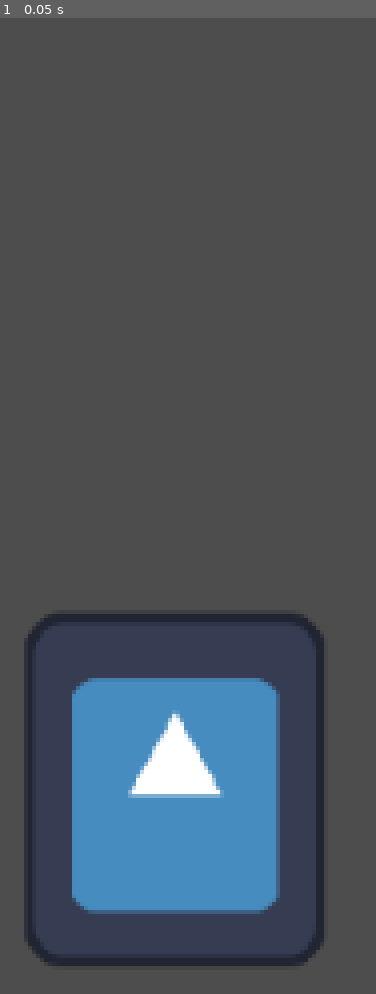
Above: before the commit, frame 1.
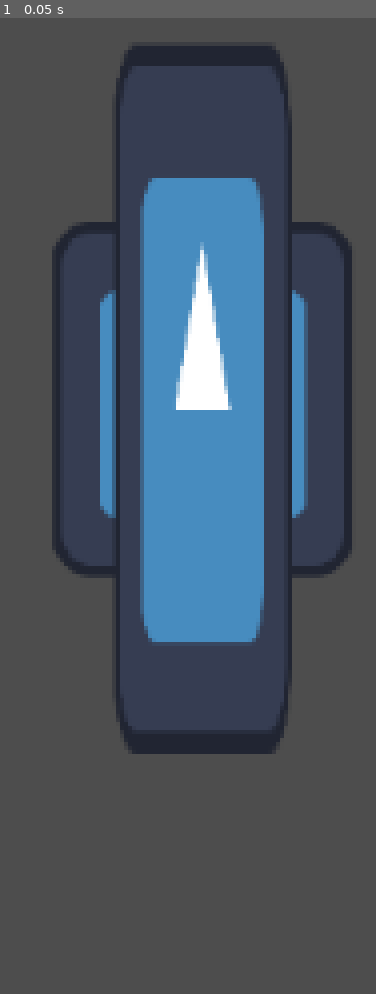
Above: after the commit, the same moment.

Repository: Dirga36/doodle-tank-game
Game: Godot game, scene res://scenes/player.tscn
Same seed, same stepped clock (60 frames per second), same inputs: the game is played once before the commit and once after it. Before the commit the project starts from res://scenes/main.tscn. The engine's default icon, where the game draws it, is replaced by a stand-in: a white triangle on a blue panel in a dark square.
Inputs:
- Up to frame 1 (0.05 s): no input

The runs differ from the first frame. In frame 1, 39% of the frame differs, in the area x 6-94%, y 2-98%.

Commit message:
refactor | rename some

Diff:
--- a/project.godot
+++ b/project.godot
@@ -11,7 +11,9 @@
 [application]
 
 config/name="Doodle Tank - Game"
-run/main_scene="uid://b00gwxywihued"
+config/description="My game project."
+config/version="0"
+run/main_scene="uid://lknpsy3aam45"
 config/features=PackedStringArray("4.6", "GL Compatibility")
 config/icon="res://icon.svg"
 
--- a/scenes/main.tscn
+++ b/scenes/main.tscn
@@ -1,10 +1,16 @@
-[gd_scene format=3 uid="uid://b00gwxywihued"]
+[gd_scene format=3 uid="uid://bu0q7t0yqpbgu"]
 
 [ext_resource type="Script" uid="uid://dobkkbkscy4fe" path="res://scripts/player.gd" id="2_0wfyh"]
 [ext_resource type="PackedScene" uid="uid://lknpsy3aam45" path="res://scenes/player.tscn" id="2_sugp2"]
 
 [node name="Main" type="Node2D" unique_id=2053020366]
 script = ExtResource("2_0wfyh")
+move_speed = null
+turn_speed = null
+turret_track_speed = null
 
 [node name="Player" parent="." unique_id=346936656 instance=ExtResource("2_sugp2")]
 position = Vector2(464, 329)
+move_speed = null
+turn_speed = null
+turret_track_speed = null
--- /dev/null
+++ b/scenes/player.gd
@@ -0,0 +1,11 @@
+extends Node2D
+
+
+# Called when the node enters the scene tree for the first time.
+func _ready() -> void:
+	pass # Replace with function body.
+
+
+# Called every frame. 'delta' is the elapsed time since the previous frame.
+func _process(delta: float) -> void:
+	pass
--- a/scenes/player.tscn
+++ b/scenes/player.tscn
@@ -2,32 +2,33 @@
 
 [ext_resource type="Texture2D" uid="uid://dqfyl1a3dxajx" path="res://icon.svg" id="1_3vyb7"]
 
+[sub_resource type="RectangleShape2D" id="RectangleShape2D_qhqgy"]
+size = Vector2(50, 50)
+
 [sub_resource type="RectangleShape2D" id="RectangleShape2D_g2els"]
 size = Vector2(120, 140)
 
-[sub_resource type="RectangleShape2D" id="RectangleShape2D_qhqgy"]
-size = Vector2(50, 50)
-
-[node name="Tank" type="Node2D" unique_id=346936656]
-
-[node name="CharacterBody2D" type="CharacterBody2D" parent="." unique_id=2064407111]
+[node name="Tank" type="CharacterBody2D" unique_id=2064407111]
+position = Vector2(474, 188)
 scale = Vector2(0.99999994, 0.99999994)
 
-[node name="CollisionShape2D" type="CollisionShape2D" parent="CharacterBody2D" unique_id=1023509431]
+[node name="Turret" type="CharacterBody2D" parent="." unique_id=1696166598]
 scale = Vector2(0.99999994, 0.99999994)
-shape = SubResource("RectangleShape2D_g2els")
 
-[node name="Turret" type="Node2D" parent="CharacterBody2D" unique_id=1384545779]
-
-[node name="CharacterBody2D" type="CharacterBody2D" parent="CharacterBody2D/Turret" unique_id=1696166598]
-
-[node name="CollisionShape2D" type="CollisionShape2D" parent="CharacterBody2D/Turret/CharacterBody2D" unique_id=1212309328]
+[node name="CollisionShape2D" type="CollisionShape2D" parent="Turret" unique_id=1212309328]
 position = Vector2(1.0000037, -1.9999999)
 scale = Vector2(0.99999964, 0.99999964)
 shape = SubResource("RectangleShape2D_qhqgy")
 
-[node name="Sprite2D" type="Sprite2D" parent="CharacterBody2D/Turret" unique_id=478035933]
+[node name="TurretSprite" type="Sprite2D" parent="Turret" unique_id=355822871]
+z_index = 1
+scale = Vector2(0.5, 2)
+texture = ExtResource("1_3vyb7")
 
-[node name="Sprite2D" type="Sprite2D" parent="." unique_id=1475937527]
+[node name="CollisionShape2D" type="CollisionShape2D" parent="." unique_id=1023509431]
+scale = Vector2(0.9999999, 0.9999999)
+shape = SubResource("RectangleShape2D_g2els")
+
+[node name="TankSprite" type="Sprite2D" parent="." unique_id=1475937527]
 scale = Vector2(0.85, 1)
 texture = ExtResource("1_3vyb7")
--- a/scripts/player.gd
+++ b/scripts/player.gd
@@ -1,7 +1,7 @@
 extends CharacterBody2D
 
 @export var move_speed: float = 120.0
-@export var turn_speed: float = 90.0       # degrees per second
+@export var turn_speed: float = 90.0         # degrees per second
 @export var turret_track_speed: float = 8.0  # lerp factor
 
 var turret_angle: float = 0.0
Not shown, added: scenes/player.gd.uid
Not shown, changed: scripts/player.gd.uid
